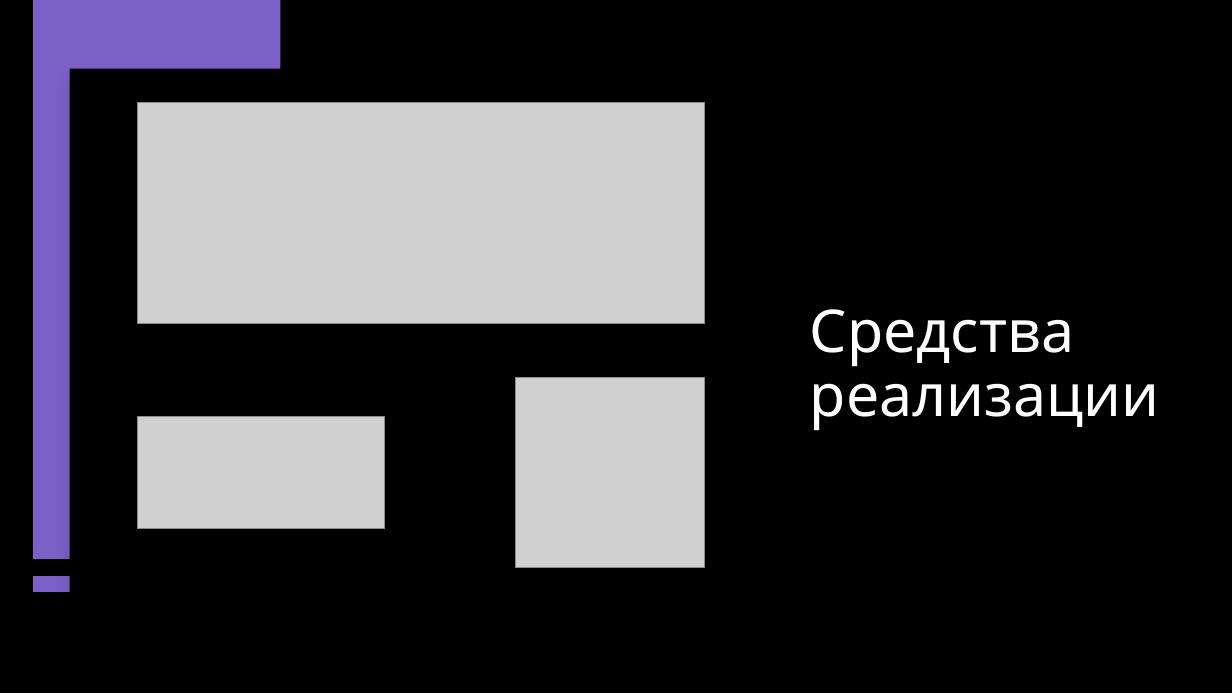
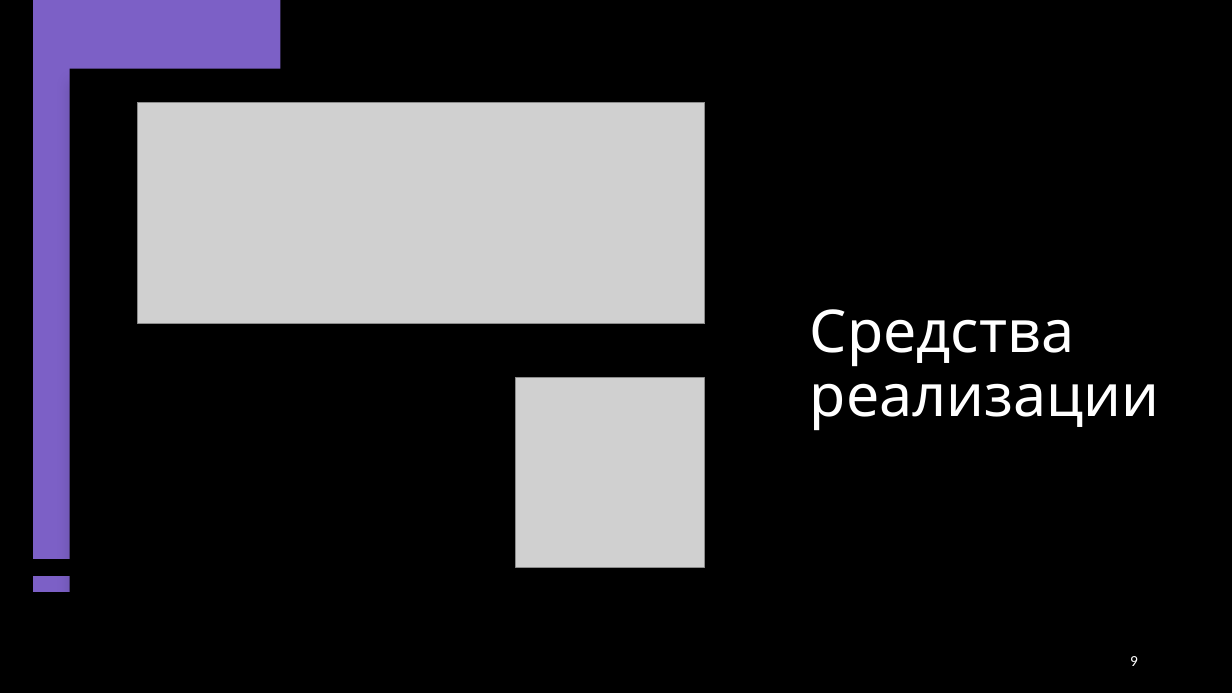
Before and after one commit to Flnchkv/Dostavochka, a slide deck: slide 9 of Презентация.pptx. Drawn at 1232x693 pixels with LibreOffice and Linux fonts; fonts in the diff are those of the drawing; grey boxes stand for pictures. Boxes give left, top, right and bottom in pixels: in the first picture for what was removed or moved away, otherwise in the second. Text is boxed around its words. In the diff, an @@ line names an element or a change of style, - is before the commit and + after.

```diff
--- a/Презентация.pptx
+++ b/Презентация.pptx
@@ picture removed at (x1=138, y1=417, x2=385, y2=530) @@
@@ page number added at (x1=1130, y1=656, x2=1138, y2=666), 12 pt, text #FFFFFF @@
+9
```
Also in this commit, not shown: 15 other slides changed, 2 other files.
